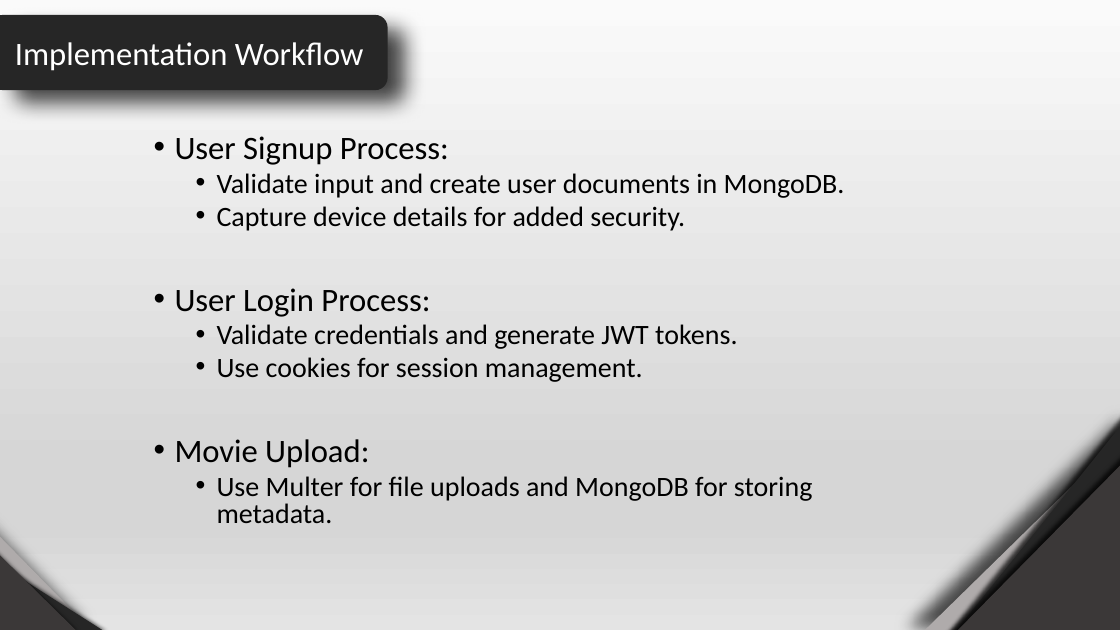
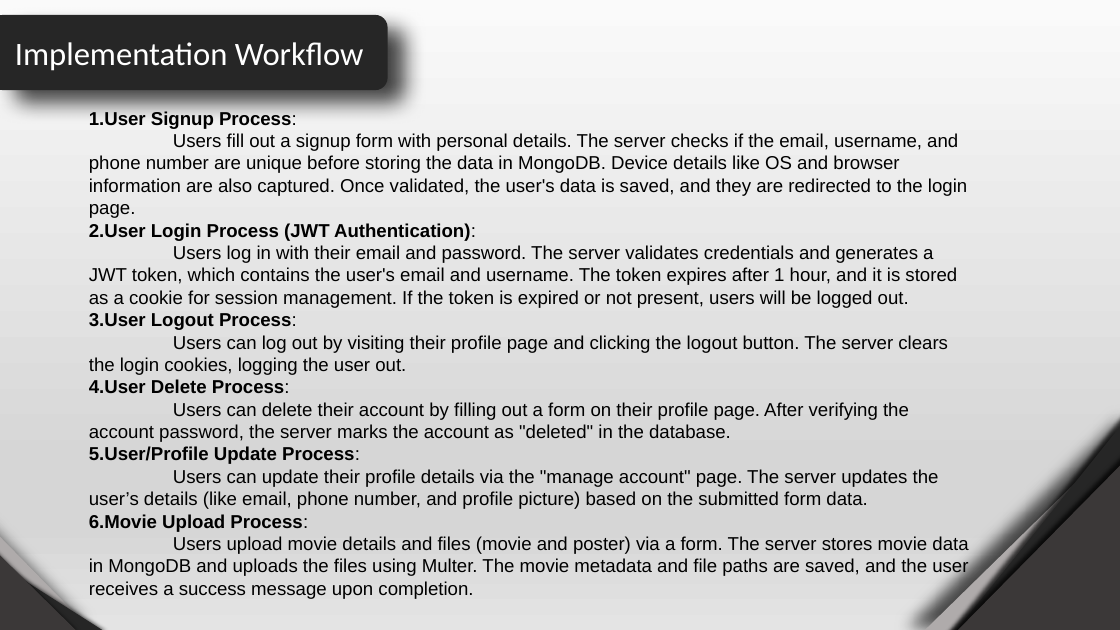
Before and after one commit to VaibhavSenta/Cloud-Base, a slide deck: slide 6 of Documentation/Vaibhav Senta - 2128020601101.pptx. Drawn at 1120x630 pixels with LibreOffice and Linux fonts; fonts in the diff are those of the drawing. Boxes give left, top, right and bottom in pixels: in the first picture for what was removed or moved away, otherwise in the second. Text is boxed around its words. In the diff, an @@ line names an element or a change of style, - is before the commit and + after.

```diff
--- a/Documentation/Vaibhav Senta - 2128020601101.pptx
+++ b/Documentation/Vaibhav Senta - 2128020601101.pptx
@@ text added at [89,111,968,599], 16 pt, text #000000 @@
+1. User Signup Process:
+   Users fill out a signup form with personal details. The server checks if the email, username, and phone number are unique before storing the data in MongoDB. Device details like OS and browser information are also captured. Once validated, the user's data is saved, and they are redirected to the login page.
+2. User Login Process (JWT Authentication):
+   Users log in with their email and password. The server validates credentials and generates a JWT token, which contains the user's email and username. The token expires after 1 hour, and it is stored as a cookie for session management. If the token is expired or not present, users will be logged out.
+3. User Logout Process:
+   Users can log out by visiting their profile page and clicking the logout button. The server clears the login cookies, logging the user out.
+4. User Delete Process:
+   Users can delete their account by filling out a form on their profile page. After verifying the account password, the server marks the account as "deleted" in the database.
+5. User/Profile Update Process:
+   Users can update their profile details via the "manage account" page. The server updates the user’s details (like email, phone number, and profile picture) based on the submitted form data.
+6. Movie Upload Process:
+   Users upload movie details and files (movie and poster) via a form. The server stores movie data in MongoDB and uploads the files using Multer. The movie metadata and file paths are saved, and the user receives a success message upon completion.
@@ text removed at [175,136,845,523] @@
-• User Signup Process:
-  • Validate input and create user documents in MongoDB.
-  • Capture device details for added security.
-• User Login Process:
-  • Validate credentials and generate JWT tokens.
-  • Use cookies for session management.
-• Movie Upload:
-  • Use Multer for file uploads and MongoDB for storing metadata.
```
Also in this commit, not shown: 4 other slides changed, 3 slides added, 7 other files.
